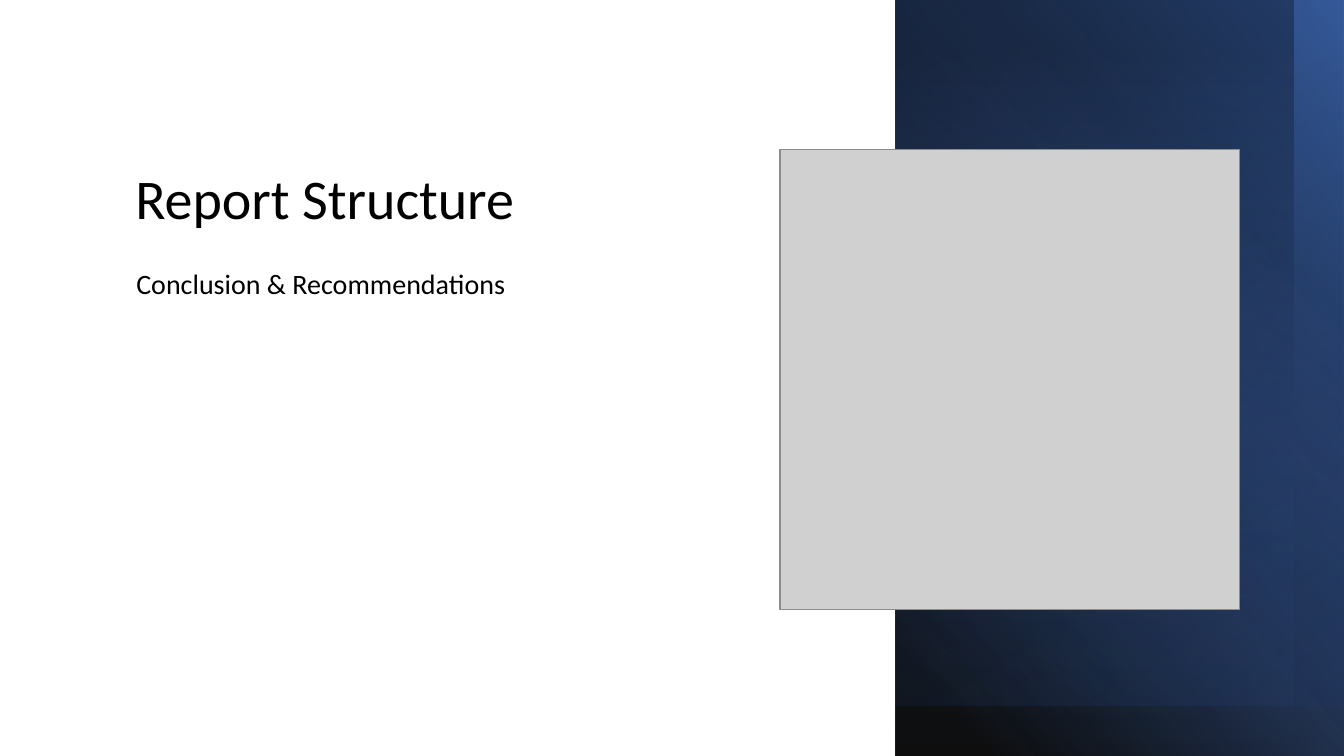
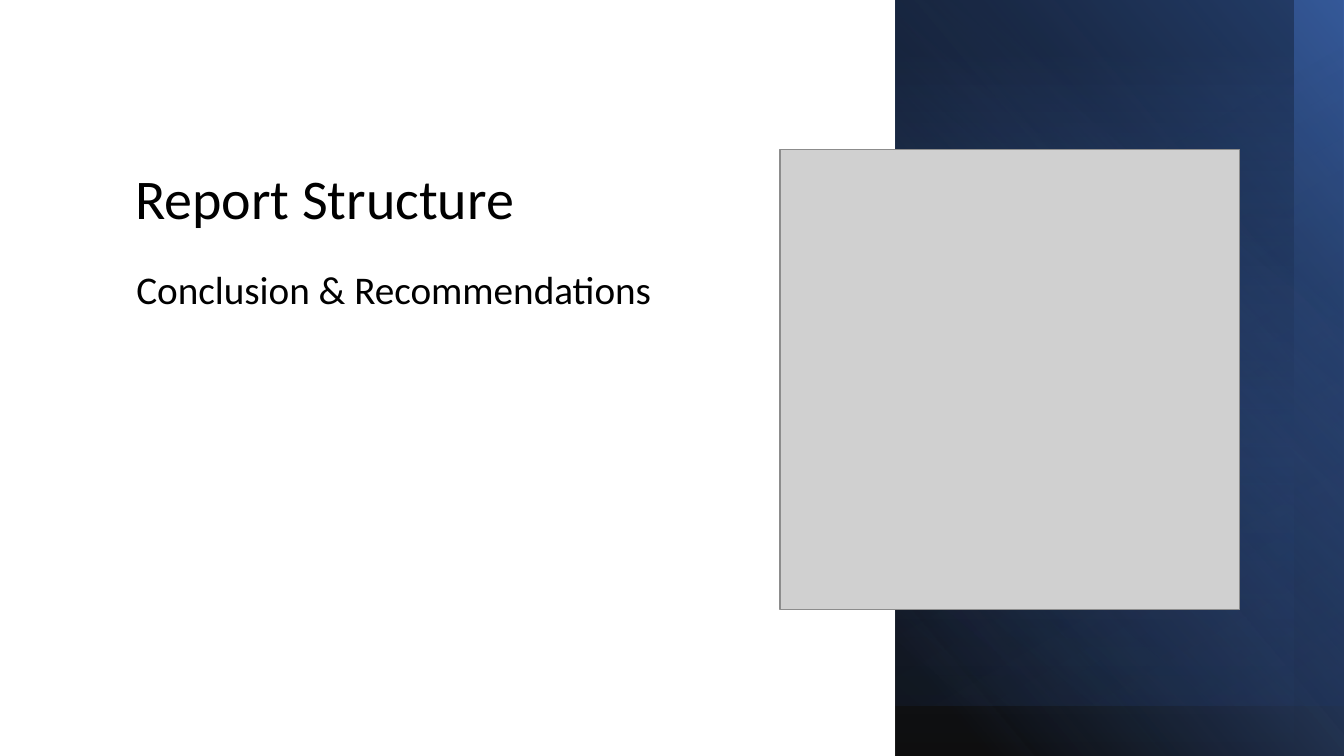
Before and after one commit to robinja4/FlexIT, a slide deck: slide 9 of Report Writing & Referencing.pptx. Drawn at 1344x756 pixels with LibreOffice and Linux fonts; fonts in the diff are those of the drawing; grey boxes stand for pictures. Boxes give left, top, right and bottom in pixels: in the first picture for what was removed or moved away, otherwise in the second. Text is boxed around its words. In the diff, an @@ line names an element or a change of style, - is before the commit and + after.

```diff
--- a/Report Writing & Referencing.pptx
+++ b/Report Writing & Referencing.pptx
@@ text "Conclusion & Recommendations" at <box>136,276,651,305</box>: size 20 to 28 pt @@
```
Also in this commit, not shown: 12 other slides changed, 2 slides removed, 2 other files.
